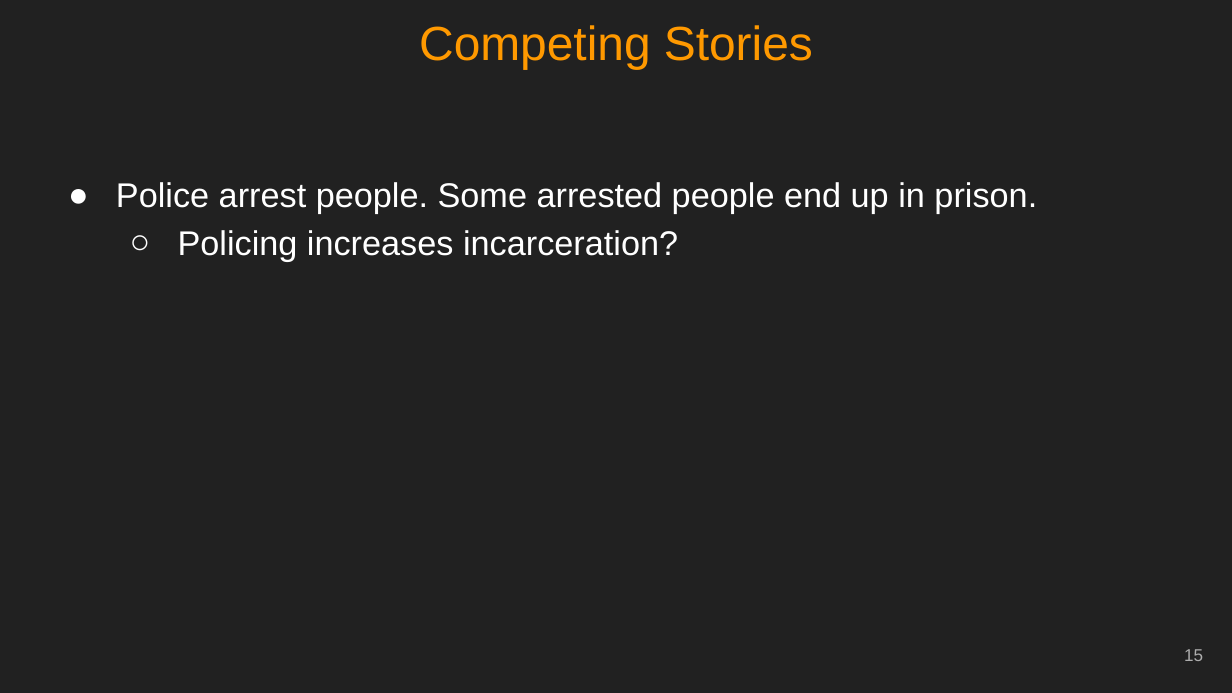
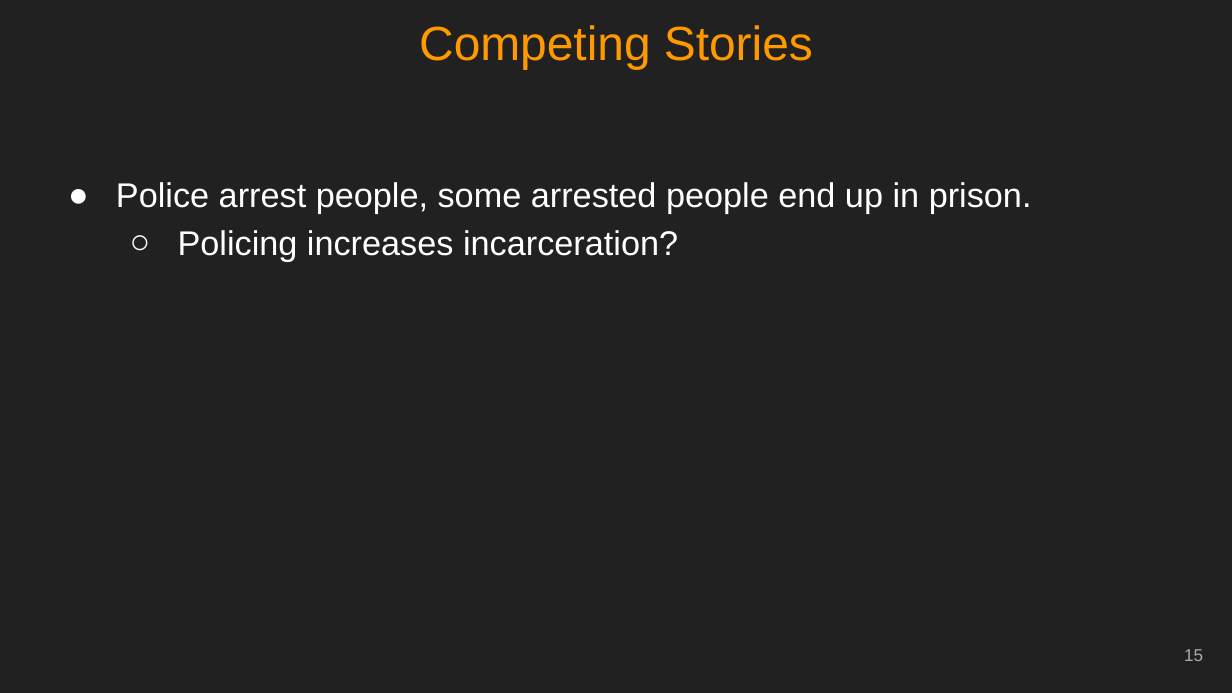
Before and after one commit to jacobkap/crimedatatool, a slide deck: slide 15 of kaplan_job_talk.pptx. Drawn at 1232x693 pixels with LibreOffice and Linux fonts; fonts in the diff are those of the drawing. Boxes give left, top, right and bottom in pixels: in the first picture for what was removed or moved away, otherwise in the second. Text is boxed around its words. In the diff, an @@ line names an element or a change of style, - is before the commit and + after.

```diff
--- a/kaplan_job_talk.pptx
+++ b/kaplan_job_talk.pptx
@@ text at box(116, 182, 1032, 214): text changed @@
-● Police arrest people. Some arrested people end up in prison.
+● Police arrest people, some arrested people end up in prison.
```
Also in this commit, not shown: 4 other slides changed.
